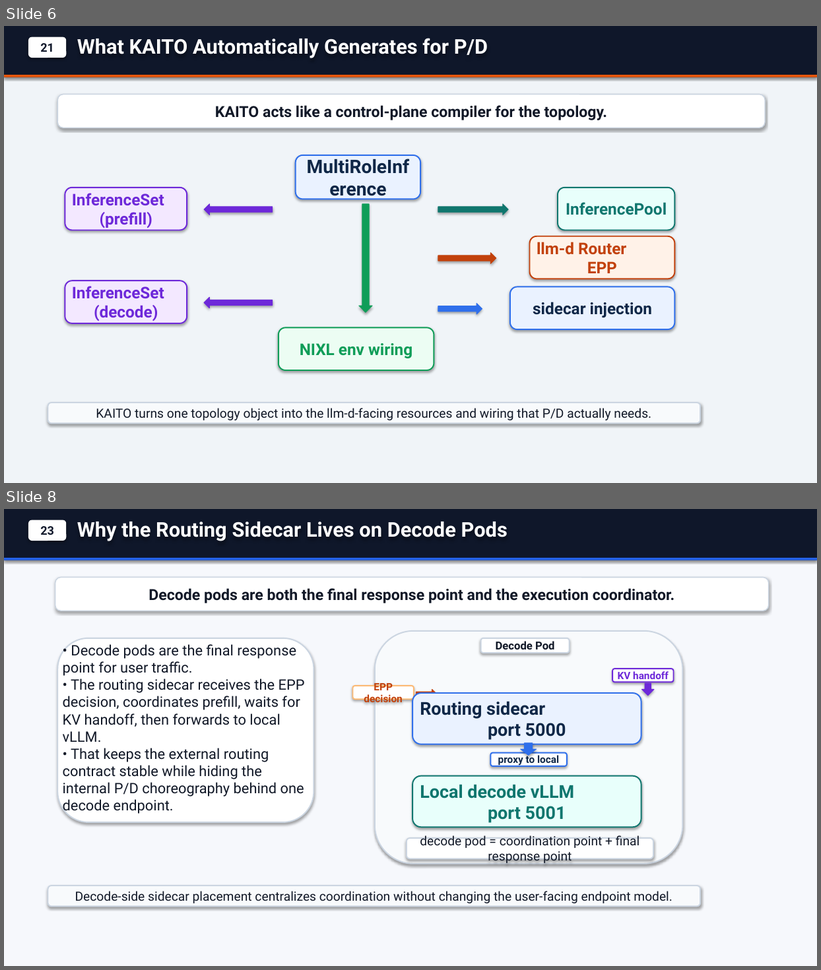
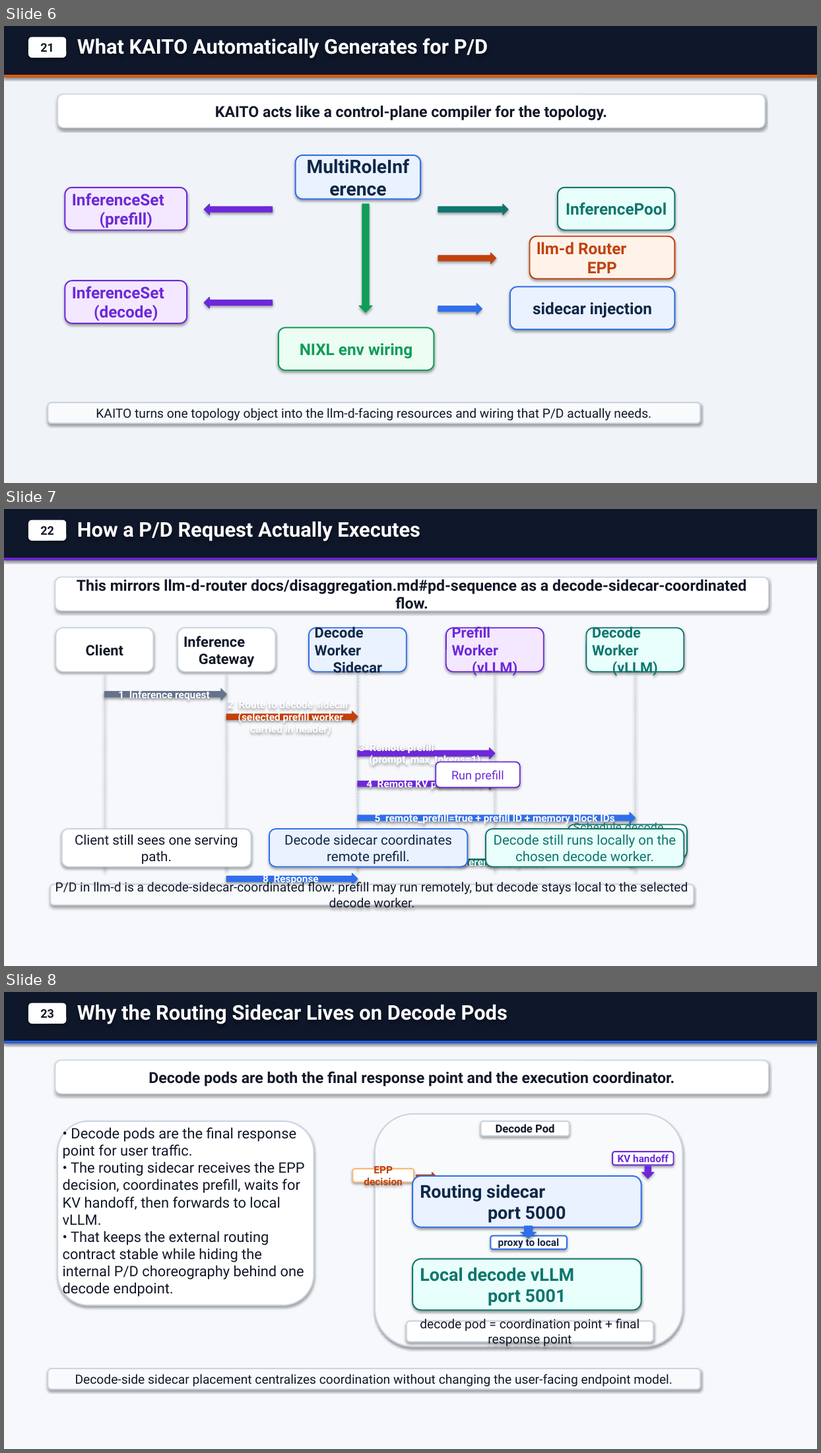
Before and after one commit to andyzhangx/demo, a slide deck: llm/kaito-llm-d-pd-slides.pptx. Shown one above the other, each under a label of ours: slides 6 and 8 before the commit, slides 6, 7 and 8 after it; the slides between them are not shown. The pictures are 821x970 and 821x1453 pixels, drawn with LibreOffice and Linux fonts; fonts in the diff are those of the drawing. Boxes give left, top, right and bottom in pixels: in the first picture for what was removed or moved away, otherwise in the second. Text is boxed around its words. In the diff, an @@ line names an element or a change of style, - is before the commit and + after.

Commit message:
docs: redraw pd sequence slide from llm-d docs

```diff
--- a/llm/kaito-llm-d-pd-slides.pptx
+++ b/llm/kaito-llm-d-pd-slides.pptx
@@ slide 7 added at [4, 509, 817, 966], background #F6F8FC @@
@@ rectangle added at [4, 509, 817, 560], fill #0F172A @@
@@ rounded rectangle added at [28, 520, 66, 541], fill #FFFFFF, 14 pt, text #0F172A, bold @@
+22
@@ text added at [77, 522, 420, 541], 24 pt, text #FFFFFF, bold @@
+How a P/D Request Actually Executes
@@ rectangle added at [4, 558, 817, 560], fill #6D28D9 @@
@@ rounded rectangle added at [55, 578, 769, 611], fill #FFFFFF, outline #CBD5E1 1.2 pt, 18 pt, text #111827, bold @@
+This mirrors llm-d-router docs/disaggregation.md#pd-sequence as a decode-sidecar-coordinated flow.
@@ rounded rectangle added at [56, 628, 153, 672], fill #FFFFFF, outline #CBD5E1 1.4 pt, 17 pt, text #111827, bold @@
+Client
@@ rounded rectangle added at [178, 628, 275, 672], fill #FFFFFF, outline #CBD5E1 1.4 pt, 17 pt, text #111827, bold @@
+Inference
+Gateway
@@ rounded rectangle added at [309, 628, 407, 672], fill #EAF2FF, outline #2F6FEB 1.4 pt, 17 pt, text #0F2747, bold @@
+Decode Worker
+Sidecar
@@ rounded rectangle added at [446, 628, 544, 672], fill #F3E8FF, outline #6D28D9 1.4 pt, 17 pt, text #6D28D9, bold @@
+Prefill Worker
+(vLLM)
@@ rounded rectangle added at [587, 628, 684, 672], fill #E8FFFB, outline #0F766E 1.4 pt, 17 pt, text #0F766E, bold @@
+Decode Worker
+(vLLM)
@@ line added from (104, 675) to (104, 872), #CBD5E1 1 pt dashed @@
@@ line added from (226, 675) to (226, 872), #CBD5E1 1 pt dashed @@
@@ line added from (358, 675) to (358, 872), #CBD5E1 1 pt dashed @@
@@ line added from (495, 675) to (495, 872), #CBD5E1 1 pt dashed @@
@@ line added from (636, 675) to (636, 872), #CBD5E1 1 pt dashed @@
@@ right arrow added at [104, 689, 226, 700], fill #64748B, outline #64748B 1 pt, 12 pt, text #FFFFFF, bold @@
+1 Inference request
@@ right arrow added at [226, 712, 358, 722], fill #C2410C, outline #C2410C 1 pt, 12 pt, text #FFFFFF, bold @@
+2 Route to decode sidecar
+(selected prefill worker carried in header)
@@ right arrow added at [358, 748, 495, 759], fill #6D28D9, outline #6D28D9 1 pt, 12 pt, text #FFFFFF, bold @@
+3 Remote prefill
+(prompt, max_tokens=1)
@@ rounded rectangle added at [436, 762, 520, 788], fill #FFFFFF, outline #6D28D9 1.4 pt, 14 pt, text #6D28D9 @@
+Run prefill
@@ right arrow added at [358, 779, 495, 789], fill #6D28D9, outline #6D28D9 1 pt, 12 pt, text #FFFFFF, bold @@
+4 Remote KV parameters
@@ right arrow added at [358, 813, 636, 824], fill #2F6FEB, outline #2F6FEB 1 pt, 12 pt, text #FFFFFF, bold @@
+5 remote_prefill=true + prefill ID + memory block IDs
@@ rounded rectangle added at [568, 825, 687, 858], fill #FFFFFF, outline #0F766E 1.4 pt, 14 pt, text #0F766E @@
+Schedule decode
+and run decode locally
@@ rounded rectangle added at [62, 829, 251, 867], fill #FFFFFF, outline #CBD5E1 1.4 pt, 16 pt, text #111827 @@
+Client still sees one serving path.
@@ rounded rectangle added at [269, 829, 467, 867], fill #EAF2FF, outline #2F6FEB 1.4 pt, 16 pt, text #0F2747 @@
+Decode sidecar coordinates remote prefill.
@@ rounded rectangle added at [486, 829, 684, 867], fill #E8FFFB, outline #0F766E 1.4 pt, 16 pt, text #0F766E @@
+Decode still runs locally on the chosen decode worker.
@@ right arrow added at [495, 840, 636, 851], fill #0F766E, outline #0F766E 1 pt, 12 pt, text #FFFFFF, bold @@
+6 Read KV cache
@@ right arrow added at [358, 857, 636, 867], fill #0F766E, outline #0F766E 1 pt, 12 pt, text #FFFFFF, bold @@
+7 Inference response
@@ rounded rectangle added at [50, 885, 694, 906], fill #F8FAFC, outline #CBD5E1 1.4 pt, 15 pt, text #111827 @@
+P/D in llm-d is a decode-sidecar-coordinated flow: prefill may run remotely, but decode stays local to the selected decode worker.
@@ right arrow added at [226, 874, 358, 885], fill #2F6FEB, outline #2F6FEB 1 pt, 12 pt, text #FFFFFF, bold @@
+8 Response
@@ right arrow added at [104, 890, 226, 900], fill #64748B, outline #64748B 1 pt, 12 pt, text #FFFFFF, bold @@
+9 Final response
```
Also in this commit, not shown: 1 slide removed.
